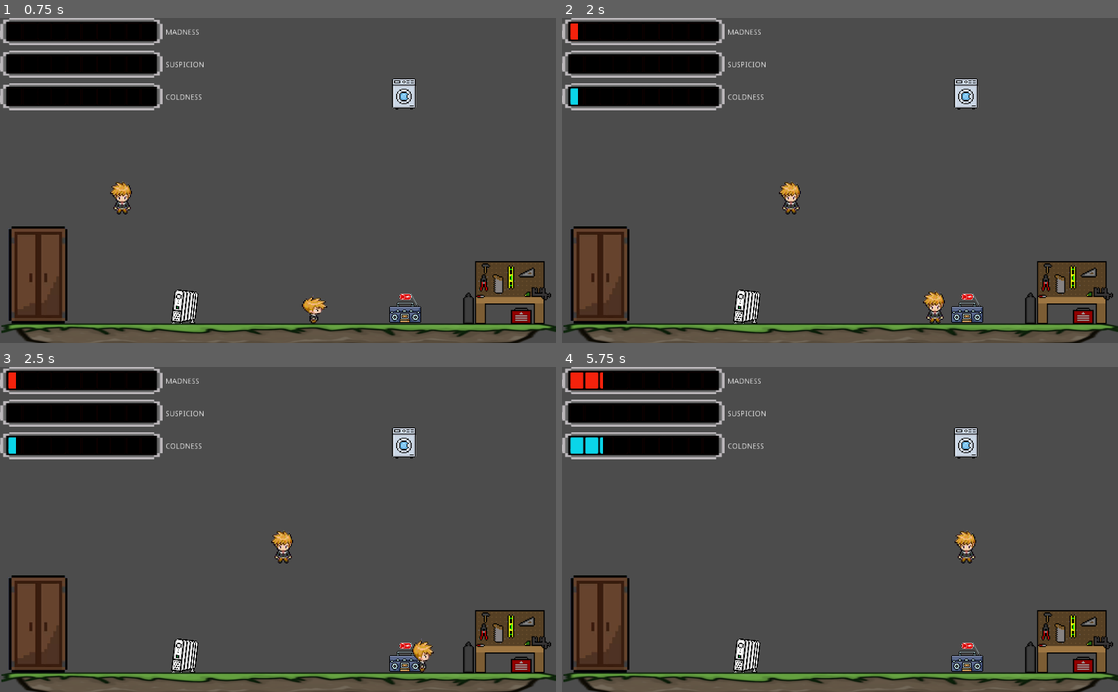
Above: before the commit, frames 1-4 (two rows, left to right).
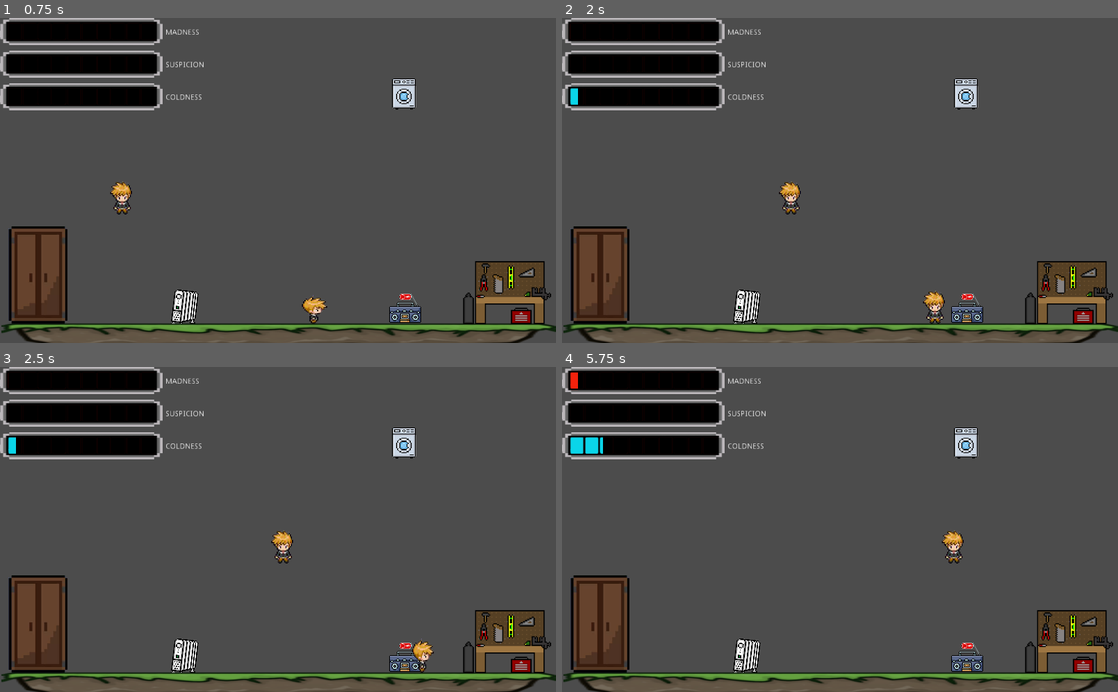
Above: after the commit, the same moments.

Repository: Gaspary23/Sombras_da_Familia
Game: Godot game, scene res://Game/Game.tscn
Same seed, same stepped clock (60 frames per second), same inputs: the game is played once before the commit and once after it.
Inputs:
- Up to frame 1 (0.75 s): tap Enter at 0.5 s; hold Right (right) from 0.53 s (still down); tap E (interact) at 0.6 s
- Up to frame 2 (2 s): release Right (right) at 1.28 s; hold Down (down) from 1.28 s (still down); tap E (interact) at 1.35 s
- Up to frame 3 (2.5 s): release Down (down) at 2.03 s; hold Right (right) from 2.03 s (still down); tap E (interact) at 2.1 s
- Up to frame 4 (5.75 s): tap E (interact) every 0.75 s from 2.85 to 5.1 s; release Right (right) at 3.53 s; hold Left (left) 3.53-5.03 s; tap Space at 4.25 s; hold Down (down) from 5.03 s (still down)

Frame 1 is identical in both runs. In frame 2, less than 0.1% of the frame differs, in the area x 1-3%, y 1-7%; in frame 3, less than 0.1%; in frame 4, 0.7%, in the area x 2-75%, y 1-61%.

Commit message:
action implement

Diff:
--- a/Game/Game.gd
+++ b/Game/Game.gd
@@ -5,6 +5,7 @@
 
 onready var game_over_sound = $gameOverSound
 onready var NPC = $Level/NPC
+onready var WM = $Level/Scenery/Washing_Machine
 
 var currentScene = null
 var time_start = 0
@@ -16,11 +17,17 @@
 signal increase_difficulty
 var increment_time_value = 20
 
+func _check() -> void:
+	if(NPC.currentPos.x < NPC.objPos.x + 3 and NPC.currentPos.x > NPC.objPos.x - 3 and WM.WMon):
+		NPC.levelOfSuspission += 0.2
+
+
 func _ready() -> void:
 	time_start = OS.get_unix_time()
 	currentScene = get_child(0) # pega o Level1, etc
 	player = currentScene.get_node("Player")
 	progress_bars = get_node("HUD")
+	NPC.setInitialPos(NPC.position)
 
 
 func _physics_process(_delta: float) -> void:
@@ -39,6 +46,8 @@
 	if time_elapsed % increment_time_value != 0 and !count_time:
 		count_time = true
 
+	_check()
+
 	if (progress_bars.madness_bar.value >= 100
 	or progress_bars.suspicion_bar.value >= 100
 	or progress_bars.coldness_bar.value >= 100):
--- a/Game/NPC.gd
+++ b/Game/NPC.gd
@@ -4,8 +4,8 @@
 enum State {action,waiting,checking,walking}
 export (int) var speed := 200
 
-var levelOfSuspission: int = 0
-var taskTime: int = 0
+var levelOfSuspission = 0
+var taskTime = 0
 var currentState: int = State.waiting
 onready var objPos: Vector2
 onready var velocity = Vector2.ZERO
@@ -14,16 +14,18 @@
 onready var initialPos = $CollisionShape2D.position
 var standBy = false
 
+func setInitialPos(pos: Vector2):
+	initialPos = pos
 
 func setPos(pos: Vector2):
 	objPos = pos
-
 
 func moveToObject():
 	velocity = move_and_slide(velocity, Vector2.UP)
 
 
 func scripted():
+	print(levelOfSuspission)
 	if (levelOfSuspission > 30):
 		self.currentState = State.checking
 	elif(currentState == State.waiting):
@@ -36,7 +38,7 @@
 		yield(get_tree().create_timer(2), "timeout")
 		standBy = true
 		targetPos = initialPos
-		self.currentState == State.walking
+		self.currentState = State.walking
 	elif(currentState == State.checking):
 		print("DIE!!")
 	elif(currentState == State.walking):
--- a/Items/Washing_Machine.gd
+++ b/Items/Washing_Machine.gd
@@ -2,13 +2,15 @@
 
 signal washing_machine_using
 onready var sound = $Washing
-var touchingPlayer = false
+var touchingPlayer = true
+var WMon = true
 onready var my_nodes_local_position = position
 
 
 func _process(_delta: float) -> void:
 	if (Input.is_action_just_pressed("interact") and touchingPlayer):
 		emit_signal("washing_machine_using")
+		WMon = not WMon
 		if (not sound.is_playing()):
 			sound.play()
 		else:
